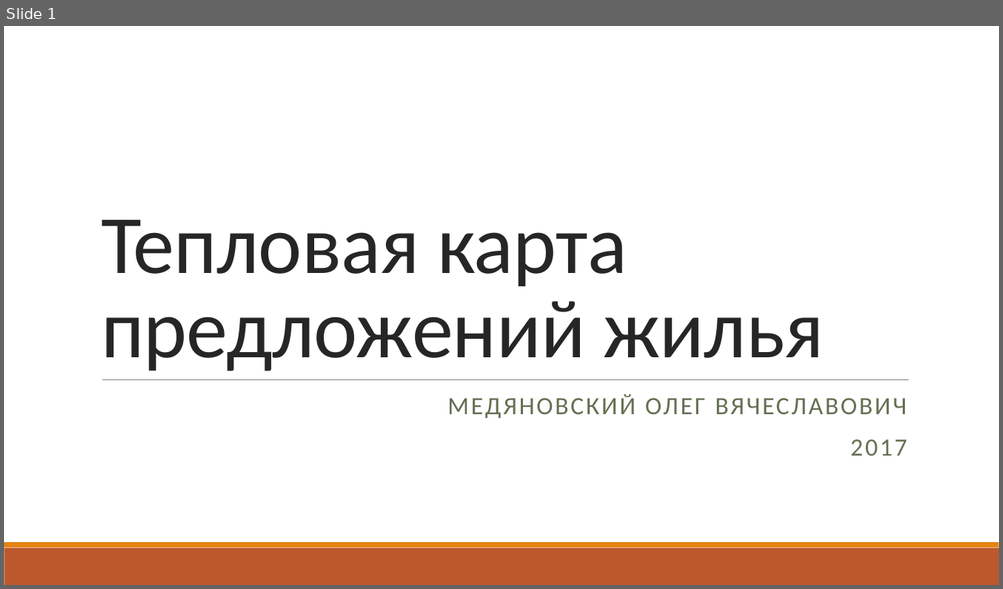
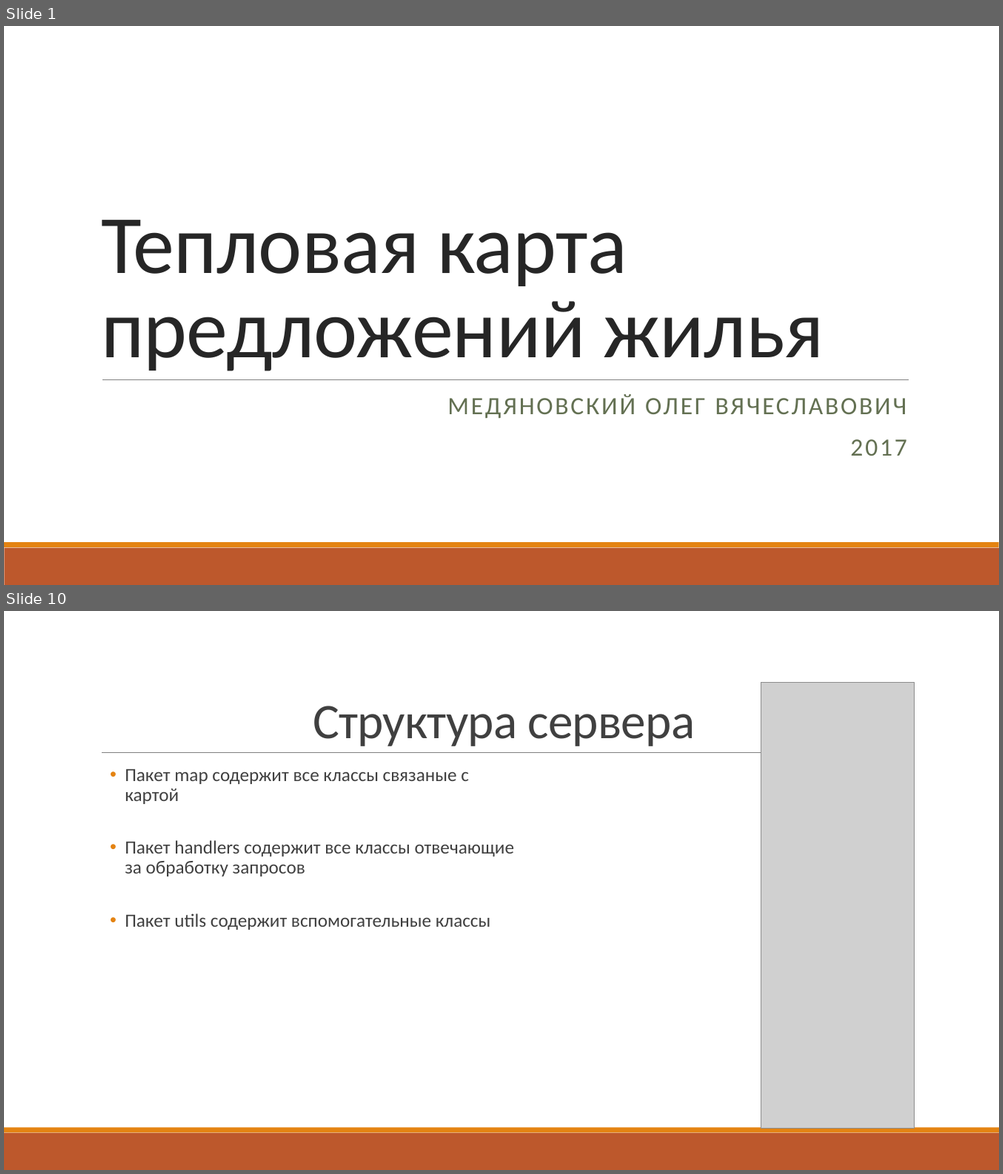
Before and after one commit to Zettroke/PropertyHeatMap, a slide deck: Презентация/Тепловая карта предложений жилья.pptx. Shown one above the other, each under a label of ours: slide 1 before the commit, slides 1 and 10 after it; the slides between them are not shown. The pictures are 1003x589 and 1003x1174 pixels, drawn with LibreOffice and Linux fonts; fonts in the diff are those of the drawing; grey boxes stand for pictures. Boxes give left, top, right and bottom in pixels: in the first picture for what was removed or moved away, otherwise in the second. Text is boxed around its words. In the diff, an @@ line names an element or a change of style, - is before the commit and + after.

```diff
--- a/Презентация/Тепловая карта предложений жилья.pptx
+++ b/Презентация/Тепловая карта предложений жилья.pptx
@@ slide 10 added at (4,611,999,1170), background #FFFFFF; not listed: 2 template elements that a slide beside it also shows @@
@@ picture added at (761,682,914,1128) @@
@@ title added at (313,706,694,746), 48 pt, text #404040 @@
+Структура сервера
@@ line added from (102, 753) to (915, 753), #808080 0.5 pt @@
@@ text added at (125,769,514,930), 18 pt, text #404040 @@
+  • Пакет map cодержит все классы связаные с картой
+  • Пакет handlers содержит все классы отвечающие за обработку запросов
+  • Пакет utils содержит вспомогательные классы
```
Also in this commit, not shown: 2 slides changed, 12 other slides added, 2 slides removed, 8 other files.
